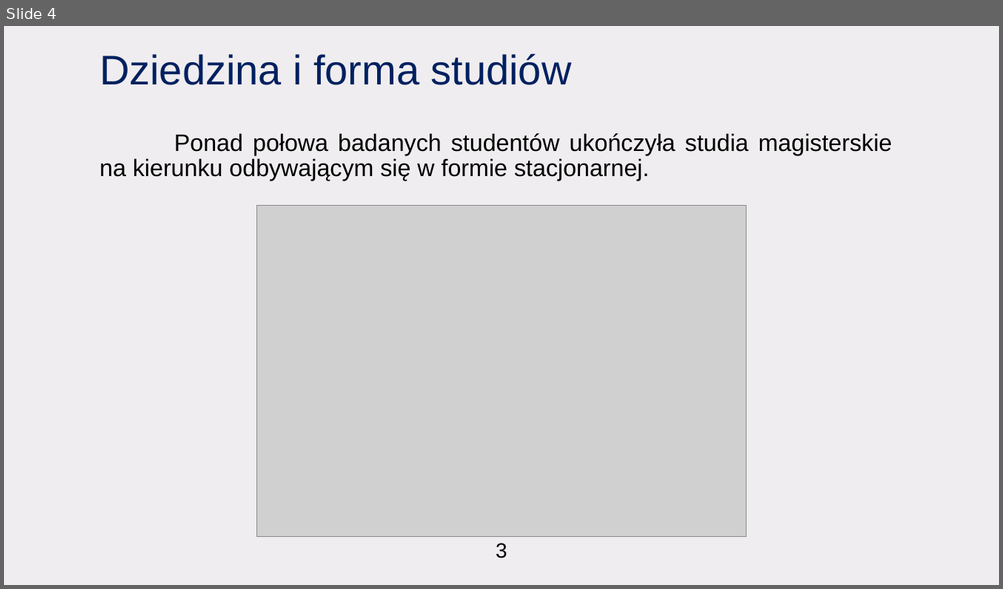
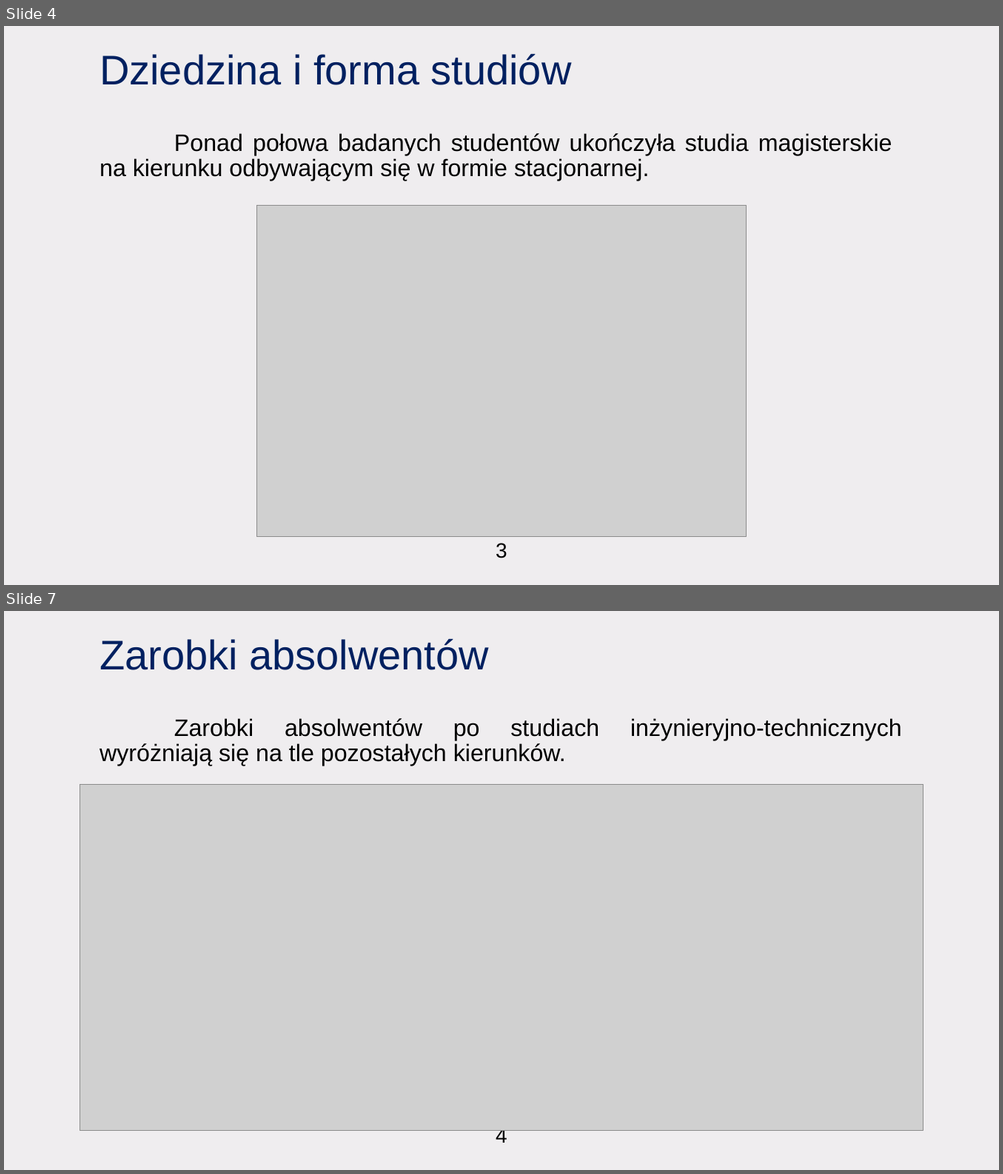
Before and after one commit to CptQuak/CasestudyGraduateEarnings, a slide deck: casestudy.pptx. Shown one above the other, each under a label of ours: slide 4 before the commit, slides 4 and 7 after it; the slides between them are not shown. The pictures are 1003x589 and 1003x1174 pixels, drawn with LibreOffice and Linux fonts; fonts in the diff are those of the drawing; grey boxes stand for pictures. Boxes give left, top, right and bottom in pixels: in the first picture for what was removed or moved away, otherwise in the second. Text is boxed around its words. In the diff, an @@ line names an element or a change of style, - is before the commit and + after.

```diff
--- a/casestudy.pptx
+++ b/casestudy.pptx
@@ slide 7 added at bbox=[4, 611, 999, 1170], background #EFEDEF @@
@@ title added at bbox=[99, 638, 489, 670], 40 pt, text #002060 @@
+Zarobki absolwentów
@@ text added at bbox=[99, 718, 599, 766], 23 pt, text #000000 @@
+Zarobki absolwentów po studiach inżynieryjno-technicznych wyróżniają się na tle pozostałych kierunków.
@@ picture added at bbox=[79, 785, 923, 1131] @@
@@ text added at bbox=[495, 1130, 507, 1143], 20 pt, text #000000 @@
+4
```
Also in this commit, not shown: 2 slides changed, 4 other slides added, 1 slide removed, 9 other files.
